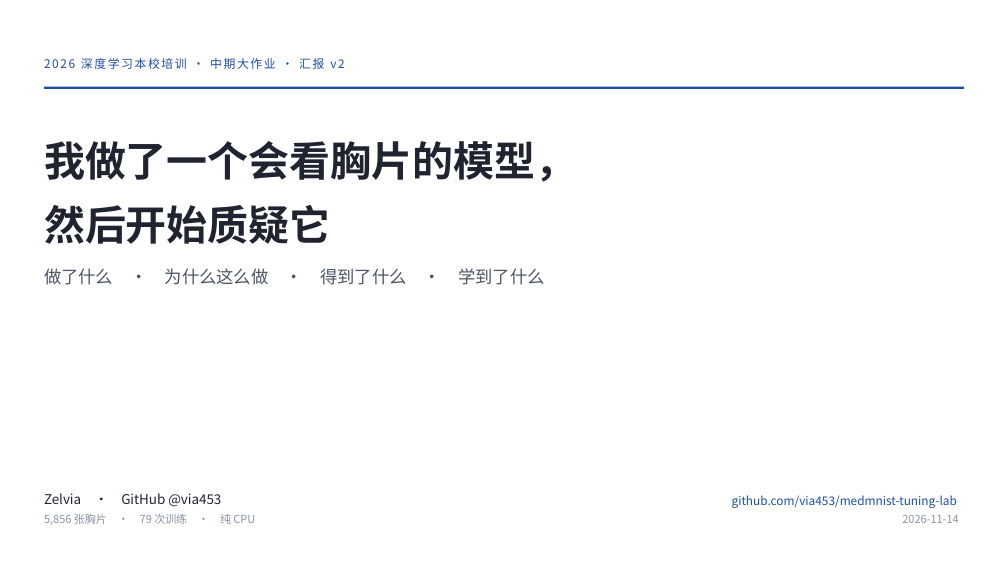
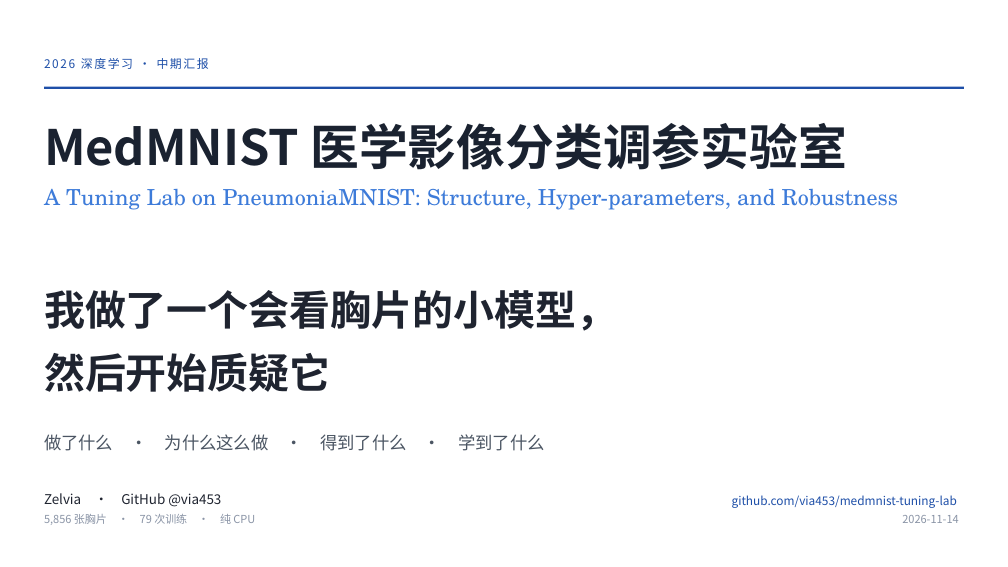
Before and after one commit to via453/medmnist-tuning-lab, a slide deck: slide 1 of MedMNIST调参实验室_汇报_v3/MedMNIST调参实验室_汇报_v3.pptx. Drawn at 1008x567 pixels with LibreOffice and Linux fonts; fonts in the diff are those of the drawing. Boxes give left, top, right and bottom in pixels: in the first picture for what was removed or moved away, otherwise in the second. Text is boxed around its words. In the diff, an @@ line names an element or a change of style, - is before the commit and + after.

```diff
--- a/MedMNIST调参实验室_汇报_v3/MedMNIST调参实验室_汇报_v3.pptx
+++ b/MedMNIST调参实验室_汇报_v3/MedMNIST调参实验室_汇报_v3.pptx
@@ text at (44, 58, 209, 69): text changed @@
-2026 深度学习本校培训 · 中期大作业 · 汇报 v2
+2026 深度学习 · 中期汇报
@@ text added at (44, 123, 846, 170), 46.5 pt, text #1A2230, bold @@
+MedMNIST 医学影像分类调参实验室
@@ text added at (44, 188, 898, 210), 21 pt, text #3D7BD9 @@
+A Tuning Lab on PneumoniaMNIST: Structure, Hyper-parameters, and Robustness
@@ text "我做了一个会看胸片的小模型，": place and size @@
-text "我做了一个会看胸片的小模型，" at (44, 141, 576, 244)
+text "我做了一个会看胸片的小模型，" at (44, 290, 617, 392)
@@ text at (44, 290, 617, 331): text changed @@
-我做了一个会看胸片的模型，
+我做了一个会看胸片的小模型，
@@ text "做了什么 · 为什么这么做 · 得到了什么 ...": place and size @@
-text "做了什么 · 为什么这么做 · 得到了什么 ..." at (44, 268, 544, 285)
+text "做了什么 · 为什么这么做 · 得到了什么 ..." at (44, 434, 544, 451)
```
Also in this commit, not shown: 8 other slides changed, 7 slides added, 7 slides removed, 7 other files.
